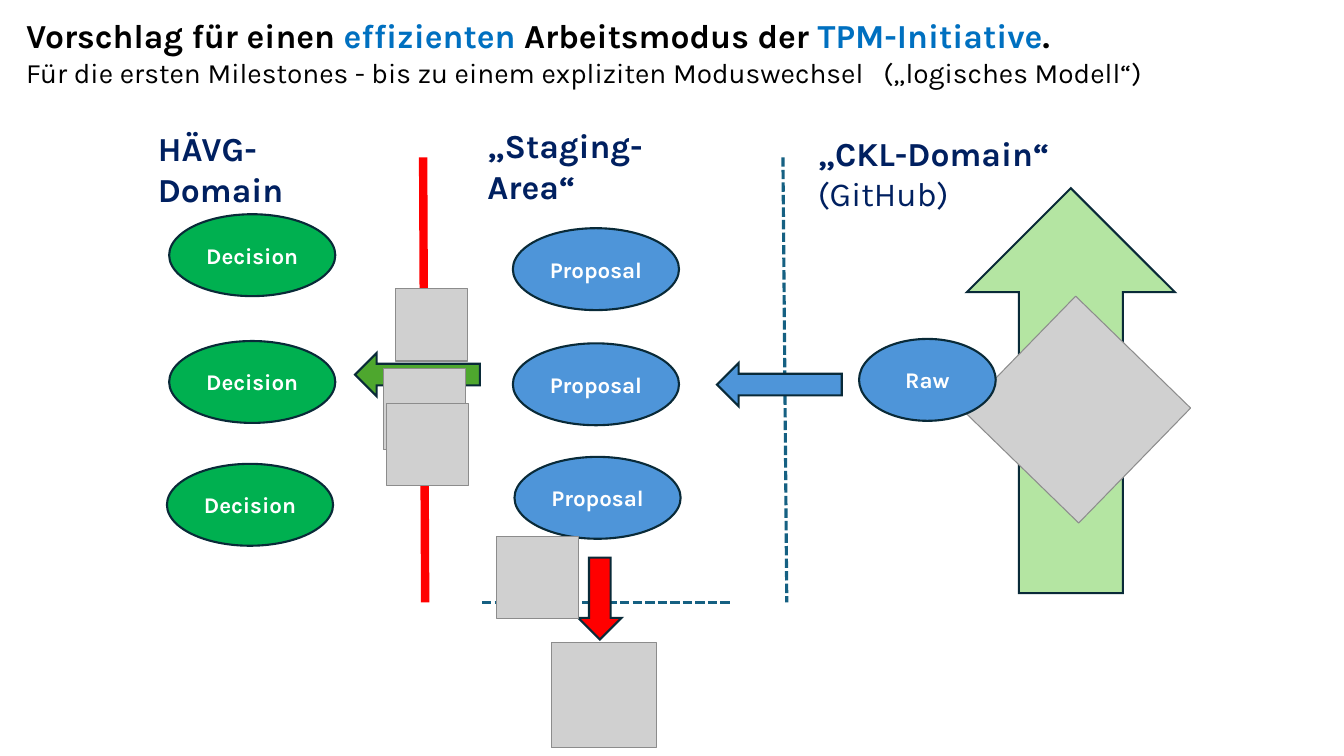
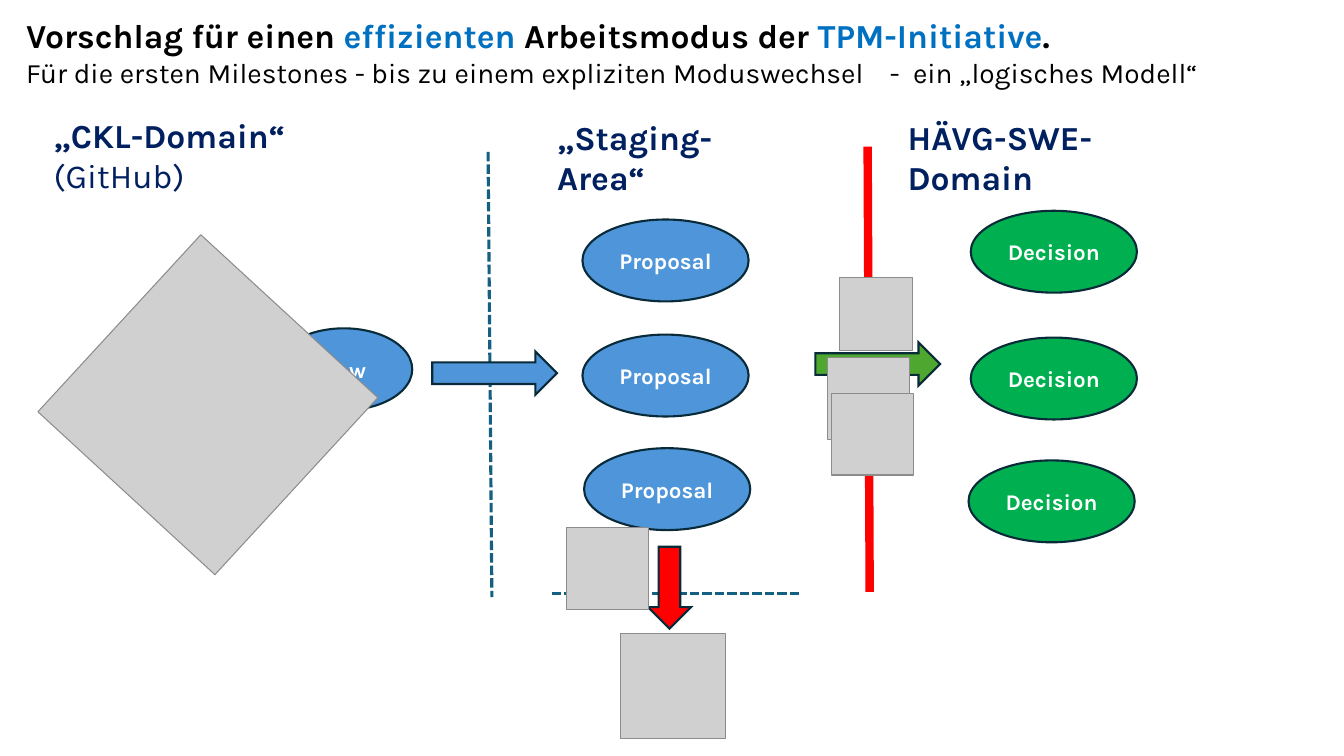
Before and after one commit to ckluth/josyn-platform, a slide deck: slide 7 of josyn-intro.pptx. Drawn at 1344x756 pixels with LibreOffice and Linux fonts; fonts in the diff are those of the drawing; grey boxes stand for pictures. Boxes give left, top, right and bottom in pixels: in the first picture for what was removed or moved away, otherwise in the second. Text is boxed around its words. In the diff, an @@ line names an element or a change of style, - is before the commit and + after.

```diff
--- a/josyn-intro.pptx
+++ b/josyn-intro.pptx
@@ text at [26, 63, 1198, 90]: text changed @@
-Für die ersten Milestones - bis zu einem expliziten Moduswechsel („logisches Modell“)
+Für die ersten Milestones - bis zu einem expliziten Moduswechsel - ein „logisches Modell“
@@ text "„CKL-Domain“ (GitHub)": place and size @@
-text "„CKL-Domain“ (GitHub)" at [818, 142, 1050, 210]
+text "„CKL-Domain“ (GitHub)" at [54, 124, 286, 192]
@@ 3 pictures, 1 rectangle, 1 line: place and size @@
-3 pictures, 1 rectangle, 1 line at [378, 157, 476, 603]
+3 pictures, 1 rectangle, 1 line at [823, 147, 921, 592]
@@ text at [908, 121, 1093, 191]: text changed @@
-HÄVG-Domain
+HÄVG-SWE-Domain
@@ line moved from (783, 157) - (787, 603) to (488, 152) - (492, 597) @@
@@ up arrow removed at [967, 189, 1175, 594] @@
@@ picture added at [38, 235, 378, 575] @@
@@ picture removed at [964, 297, 1191, 523] @@
@@ ellipse "Raw": place and size @@
-ellipse "Raw" at [859, 339, 996, 420]
+ellipse "Raw" at [275, 329, 412, 410]
@@ left arrow at [433, 352, 558, 395]: rotation 0 to 180 degrees @@
@@ left arrow at [816, 343, 941, 386]: rotation 0 to 180 degrees @@
@@ 3 ellipses: place and size @@
-3 ellipses at [167, 215, 336, 545]
+3 ellipses at [969, 211, 1137, 542]
@@ 3 ellipses, 2 pictures, 1 text, 1 line, 1 left arrow: place and size @@
-3 ellipses, 2 pictures, 1 text, 1 line, 1 left arrow at [482, 134, 730, 748]
+3 ellipses, 2 pictures, 1 text, 1 line, 1 left arrow at [552, 126, 800, 739]
```
Also in this commit, not shown: 4 other slides changed, 2 slides removed, 5 other files.
